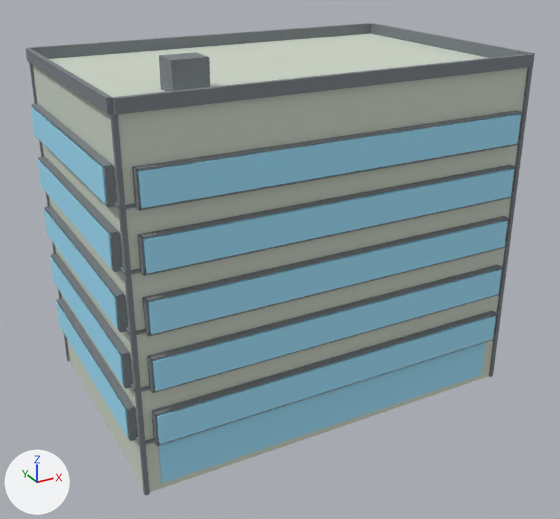
What one commit did to the glTF model public/buildings/lot_3x2.glb.
Both versions are drawn from a 50 mm camera at (-9.0, -30.0, 26.1) aimed at (11.0, 6.2, 7.9). Every picture has the same lights, and +X, +Y and +Z are marked at lower left. The picture after the commit comes second.

The scene before the commit, as lines of its bpy script (objects in view):
```python
mat_lot_3x2_glass = principled_material('lot_3x2_glass')
mat_lot_3x2_glass.base_color = (0.35, 0.75, 0.95)  # cyan #a0e1f9
mat_lot_3x2_glass.roughness = 0.85
me_lot_3x2 = bpy.data.meshes.new('lot_3x2')
me_lot_3x2.from_pydata(...)  # 1404 vertices, 2124 faces; spans x -0.5..23.0, y -0.5..15.0, z 0.0..20.5
# faces by material slot: [12, 1608, 492, 12]
me_lot_3x2.materials.append(mat_lot_3x2)  # light grey #ced7c8
me_lot_3x2.materials.append(mat_lot_3x2_trim)  # grey #7c8186
me_lot_3x2.materials.append(mat_lot_3x2_glass)  # cyan #a0e1f9
me_lot_3x2.materials.append(mat_lot_3x2_sign)  # yellow #f6d481
ob_lot_3x2 = bpy.data.objects.new('lot_3x2', me_lot_3x2)
ob_lot_3x2.location = (0.0, 0.0, 0.0)
```
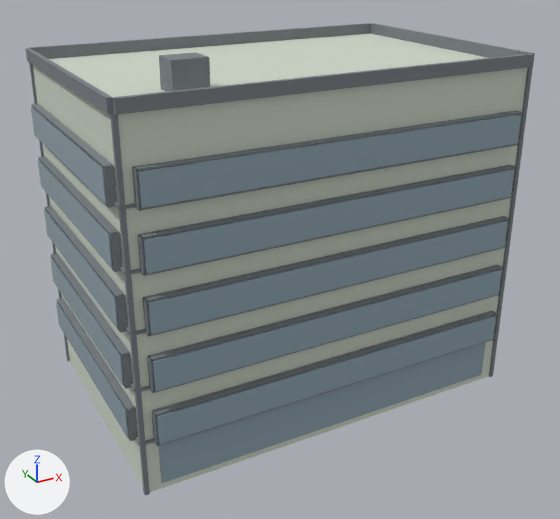
Boxes (x1, y1, x2, y2) around the edits, measured in the pictures (560 x 519 px):
'lot_3x2', recoloured (cyan to greyish blue): (31, 104, 524, 486) in both

Edits to the bpy script that builds the scene:
```text
Change mat_lot_3x2_glass:
    mat_lot_3x2_glass.base_color: (0.35, 0.75, 0.95) -> (0.28, 0.38, 0.44)  # cyan #a0e1f9 -> greyish blue #90a6b1
```
